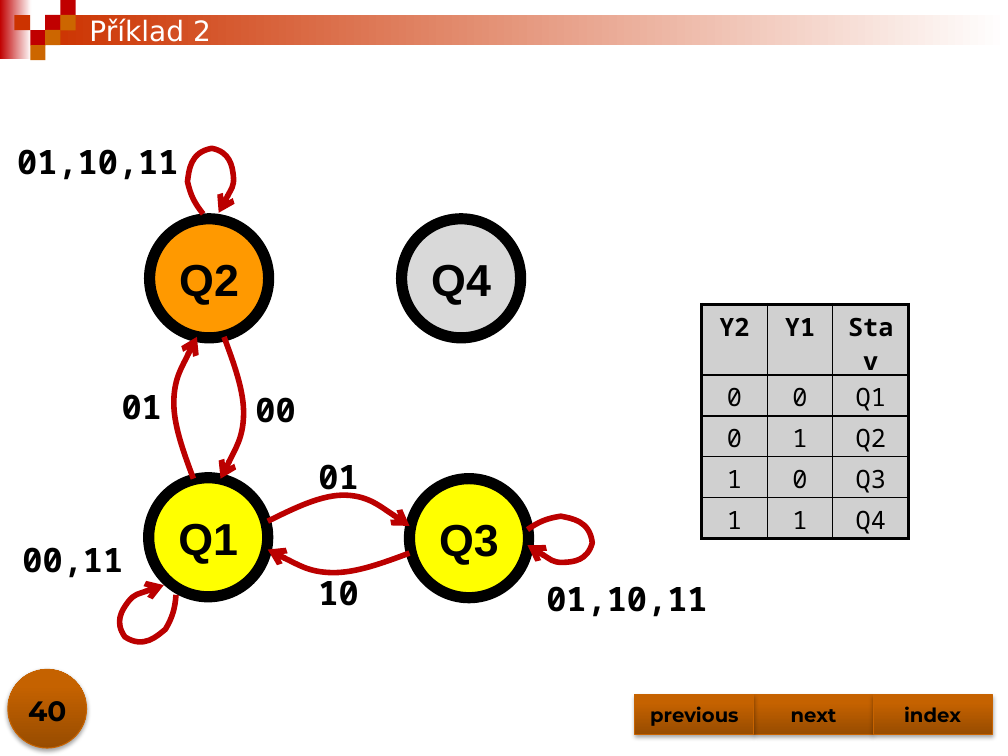
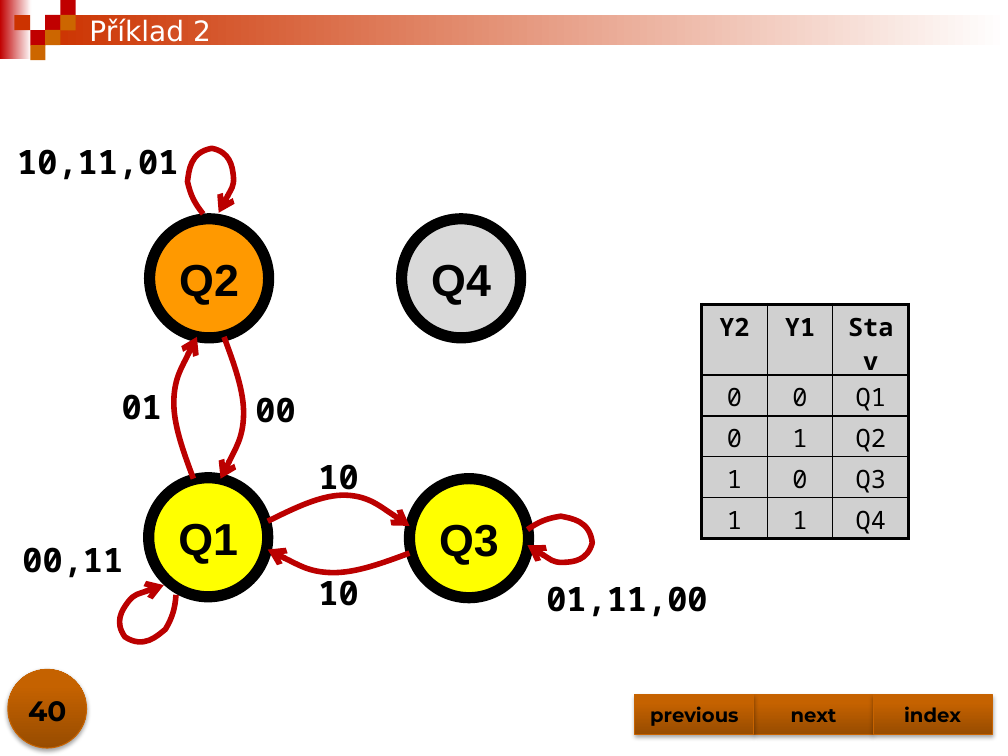
Before and after one commit to jjasik/spse, a slide deck: slide 40 of predmety/dig/materialy/sekvencni_obvody.pptx. Drawn at 1008x756 pixels with LibreOffice and Linux fonts; fonts in the diff are those of the drawing. Boxes give left, top, right and bottom in pixels: in the first picture for what was removed or moved away, otherwise in the second. Text is boxed around its words. In the diff, an @@ line names an element or a change of style, - is before the commit and + after.

Commit message:
modifikace (oprava): Příklad 2, přechody, strana 40

```diff
--- a/predmety/dig/materialy/sekvencni_obvody.pptx
+++ b/predmety/dig/materialy/sekvencni_obvody.pptx
@@ text at [17,149,178,180]: text changed @@
-01,10,11
+10,11,01
@@ text at [318,464,358,499]: text changed @@
-01
+10
@@ text at [546,586,707,617]: text changed @@
-01,10,11
+01,11,00
```
